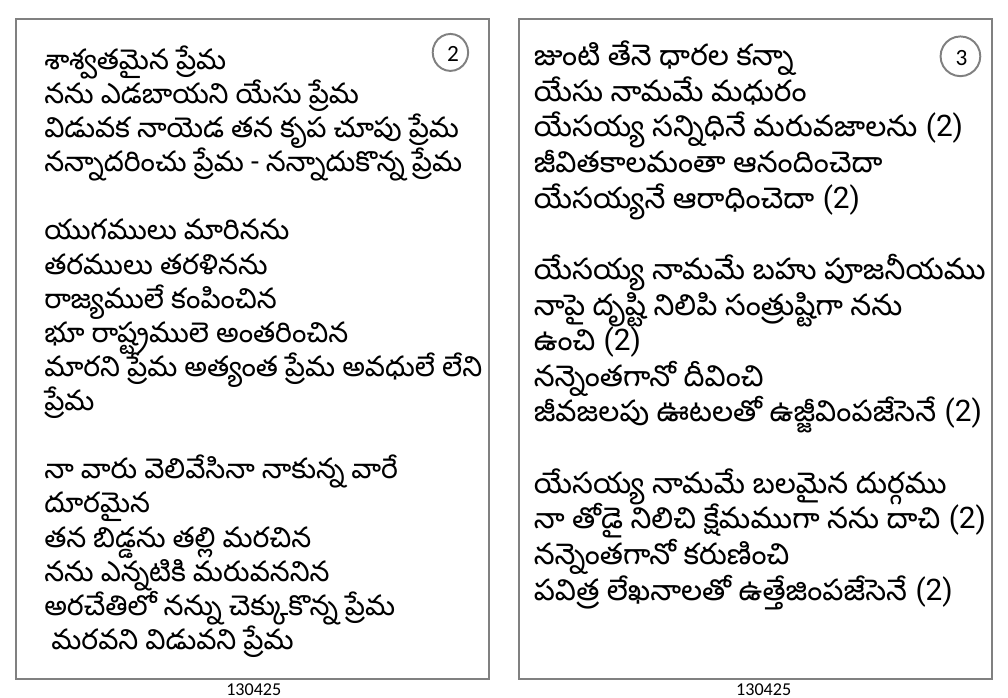
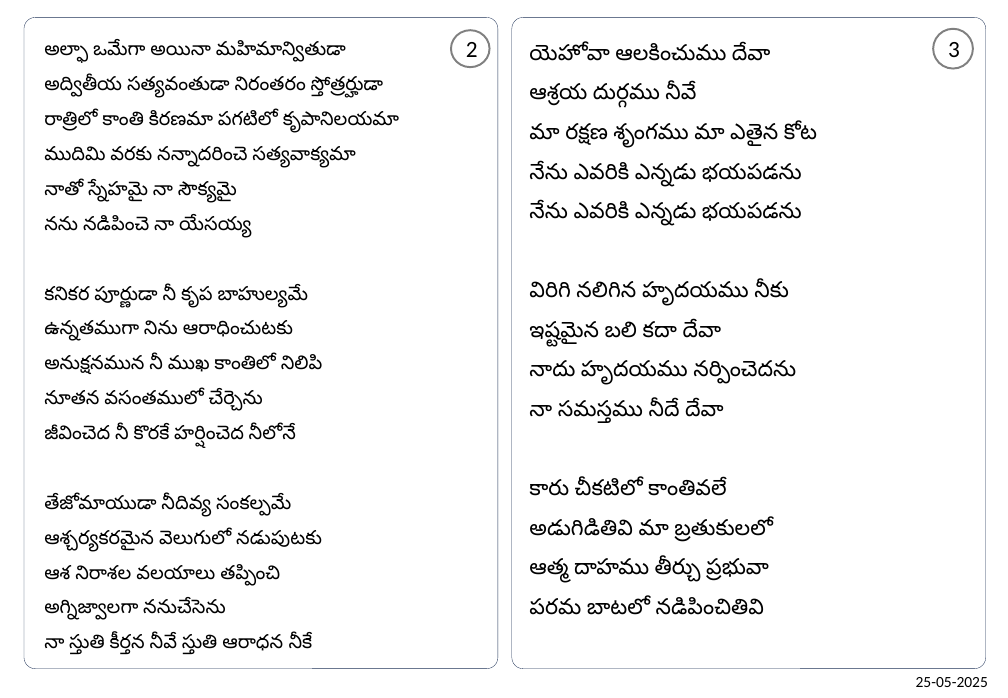
Before and after one commit to venu-webdev/songsDb, a slide deck: slide 2 of songsTemplate.pptx. Drawn at 1008x698 pixels with LibreOffice and Linux fonts; fonts in the diff are those of the drawing. Boxes give left, top, right and bottom in pixels: in the first picture for what was removed or moved away, otherwise in the second. Text is boxed around its words. In the diff, an @@ line names an element or a change of style, - is before the commit and + after.

```diff
--- a/songsTemplate.pptx
+++ b/songsTemplate.pptx
@@ rectangle removed at (17, 19, 490, 679) @@
@@ rounded rectangle added at (24, 18, 498, 669), outline #1E3256 0.25 pt @@
@@ rounded rectangle added at (512, 18, 986, 669), outline #1E3256 0.25 pt @@
@@ rectangle removed at (519, 19, 992, 679) @@
@@ ellipse "3": place and size @@
-ellipse "3" at (941, 36, 981, 76)
+ellipse "3" at (934, 29, 974, 69)
@@ text removed at (44, 48, 482, 657) @@
-శాశ్వతమైన ప్రేమ
-నను ఎడబాయని యేసు ప్రేమ
-విడువక నాయెడ తన కృప చూపు ప్రేమ
-నన్నాదరించు ప్రేమ - నన్నాదుకొన్న ప్రేమ
-యుగములు మారినను
-తరములు తరళినను
-రాజ్యములే కంపించిన
-భూ రాష్ట్రములె అంతరించిన
-మారని ప్రేమ అత్యంత ప్రేమ అవధులే లేని ప్రేమ
-నా వారు వెలివేసినా నాకున్న వారే దూరమైన
-తన బిడ్డను తల్లి మరచిన
-నను ఎన్నటికి మరువననిన
-అరచేతిలో నన్ను చెక్కుకొన్న ప్రేమ
-మరవని విడువని ప్రేమ
@@ text added at (44, 41, 399, 655), 15 pt, text #000000 @@
+అల్ఫా ఒమేగా అయినా మహిమాన్వితుడా
+అద్వితీయ సత్యవంతుడా నిరంతరం స్తోత్రర్హుడా
+రాత్రిలో కాంతి కిరణమా పగటిలో కృపానిలయమా
+ముదిమి వరకు నన్నాదరించె సత్యవాక్యమా
+నాతో స్నేహమై నా సౌక్యమై
+నను నడిపించె నా యేసయ్య
+కనికర పూర్ణుడా నీ కృప బాహుల్యమే
+ఉన్నతముగా నిను ఆరాధించుటకు
+అనుక్షనమున నీ ముఖ కాంతిలో నిలిపి
+నూతన వసంతములో చేర్చెను
+జీవించెద నీ కొరకే హర్షించెద నీలోనే
+తేజోమాయుడా నీదివ్య సంకల్పమే
+ఆశ్చర్యకరమైన వెలుగులో నడుపుటకు
+ఆశ నిరాశల వలయాలు తప్పించి
+అగ్నిజ్వాలగా ననుచేసెను
+నా స్తుతి కీర్తన నీవే స్తుతి ఆరాధన నీకే
@@ ellipse "2": place and size @@
-ellipse "2" at (433, 34, 468, 72)
+ellipse "2" at (451, 30, 490, 67)
@@ text added at (529, 44, 817, 615), 17 pt, text #000000 @@
+యెహోవా ఆలకించుము దేవా
+ఆశ్రయ దుర్గము నీవే
+మా రక్షణ శృంగము మా ఎతైన కోట
+నేను ఎవరికి ఎన్నడు భయపడను
+నేను ఎవరికి ఎన్నడు భయపడను
+విరిగి నలిగిన హృదయము నీకు
+ఇష్టమైన బలి కదా దేవా
+నాదు హృదయము నర్పించెదను
+నా సమస్తము నీదే దేవా
+కారు చీకటిలో కాంతివలే
+అడుగిడితివి మా బ్రతుకులలో
+ఆత్మ దాహము తీర్చు ప్రభువా
+పరమ బాటలో నడిపించితివి
@@ text removed at (534, 44, 986, 578) @@
-జుంటి తేనె ధారల కన్నా
-యేసు నామమే మధురం
-యేసయ్య సన్నిధినే మరువజాలను (2)
-జీవితకాలమంతా ఆనందించెదా
-యేసయ్యనే ఆరాధించెదా (2)
-యేసయ్య నామమే బహు పూజనీయము
-నాపై దృష్టి నిలిపి సంత్రుష్టిగా నను ఉంచి (2)
-నన్నెంతగానో దీవించి
-జీవజలపు ఊటలతో ఉజ్జీవింపజేసెనే (2)
-యేసయ్య నామమే బలమైన దుర్గము
-నా తోడై నిలిచి క్షేమముగా నను దాచి (2)
-నన్నెంతగానో కరుణించి
-పవిత్ర లేఖనాలతో ఉత్తేజింపజేసెనే (2)
@@ text removed at (226, 683, 281, 695) @@
-130425
@@ text removed at (736, 683, 791, 695) @@
-130425
@@ text added at (916, 677, 988, 687), 12 pt, text #000000 @@
+25-05-2025
```
Also in this commit, not shown: 1 other slide changed, 7 other files.
